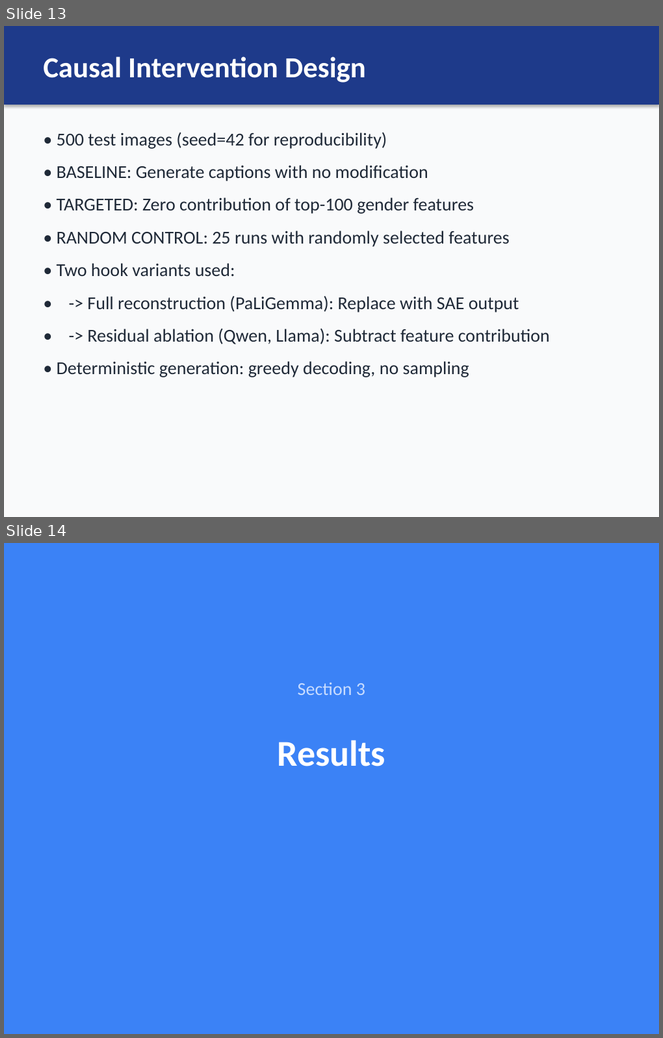
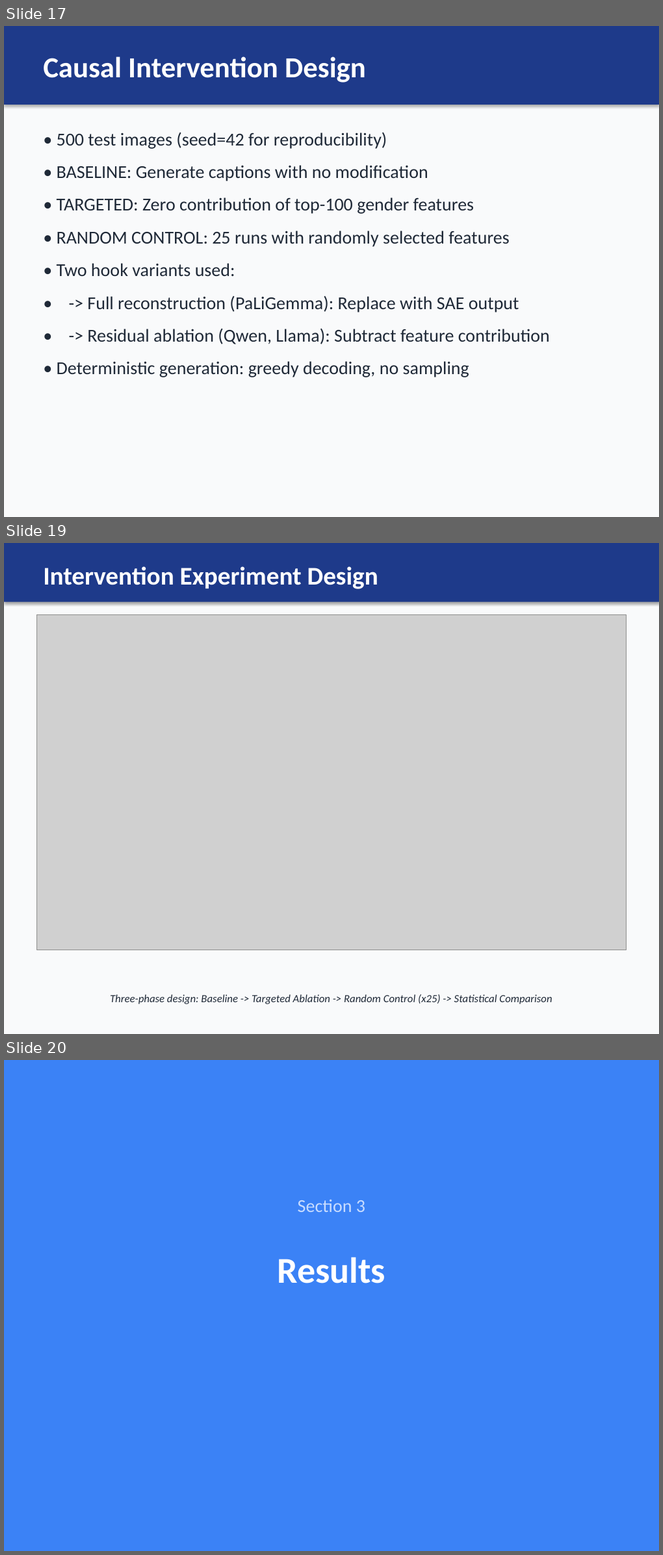
Before and after one commit to nour-mubarak/mechanistic_intrep, a slide deck: sae_captioning_project/presentation/SAE_Gender_Bias_VLM_Presentation.pptx. Shown one above the other, each under a label of ours: slides 13 and 14 before the commit, slides 17, 19 and 20 after it; the slides between them are not shown. The pictures are 663x1038 and 663x1555 pixels, drawn with LibreOffice and Linux fonts; fonts in the diff are those of the drawing; grey boxes stand for pictures. Boxes give left, top, right and bottom in pixels: in the first picture for what was removed or moved away, otherwise in the second. Text is boxed around its words. In the diff, an @@ line names an element or a change of style, - is before the commit and + after.

Commit message:
Add script to generate intervention experiment design figure
- Implemented a new Python script `generate_intervention_figure.py` to create a publication-quality figure illustrating the 3-phase intervention experiment.
- Utilized Matplotlib for visual representation, including styled boxes, arrows, and text annotations to convey experimental phases and outputs.
- The figure includes input data, phases of the experiment (Baseline, Targeted, Random), output results, and a statistical comparison section.
- Added functionality to save the figure in PNG and PDF formats.

```diff
--- a/sae_captioning_project/presentation/SAE_Gender_Bias_VLM_Presentation.pptx
+++ b/sae_captioning_project/presentation/SAE_Gender_Bias_VLM_Presentation.pptx
@@ slide 19 added at (x1=4, y1=543, x2=659, y2=1034), background #F9FAFB @@
@@ rectangle added at (x1=4, y1=543, x2=659, y2=602), fill #1E3A8A @@
@@ text added at (x1=43, y1=566, x2=378, y2=589), 28 pt, text #FFFFFF, bold @@
+Intervention Experiment Design
@@ picture added at (x1=36, y1=615, x2=627, y2=951) @@
@@ text added at (x1=110, y1=995, x2=552, y2=1005), 12 pt, text #1F2937, italic @@
+Three-phase design: Baseline -> Targeted Ablation -> Random Control (x25) -> Statistical Comparison
@@ what was slide 13 is now slide 17 @@
@@ what was slide 14 is now slide 20 @@
```
Also in this commit, not shown: 3 slides changed, 5 other slides added, 14 other files.
